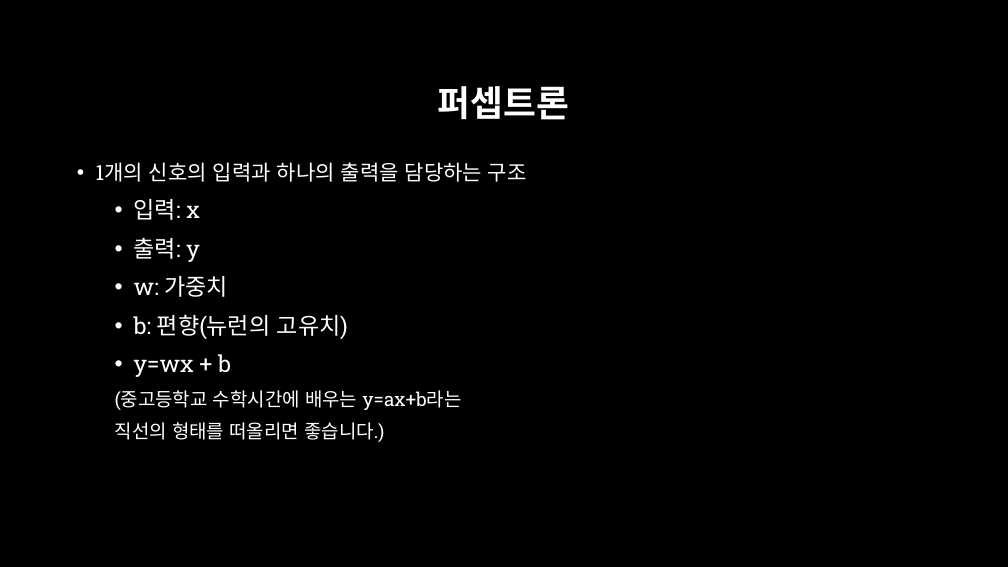
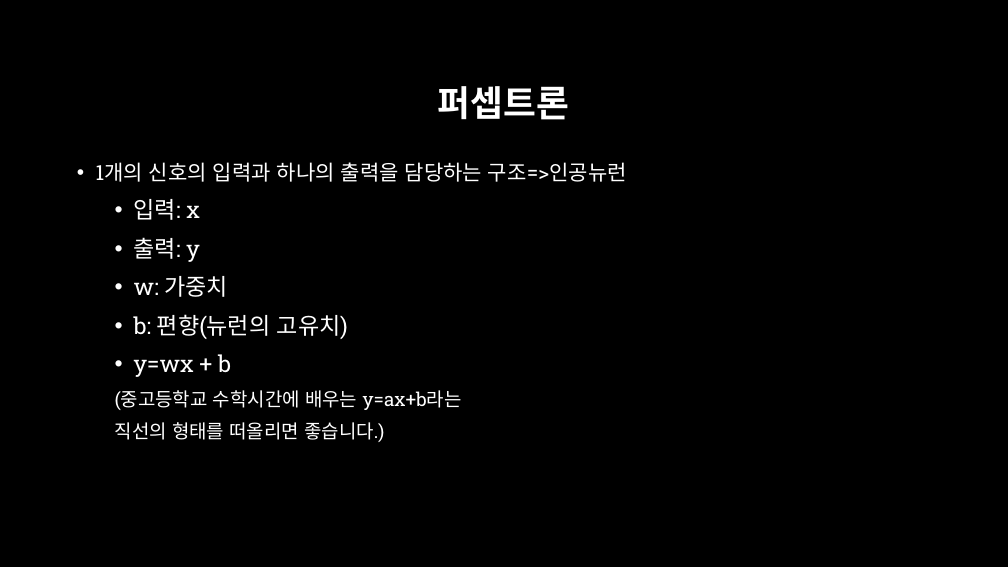
Before and after one commit to across0406/2017-GNU-Science-Camp-of-Computer-Science, a slide deck: slide 7 of ppt/4. 퍼셉트론 및 신경망.pptx (slide 6 before the commit). Drawn at 1008x567 pixels with LibreOffice and Linux fonts; fonts in the diff are those of the drawing; background and template pictures are left out. Boxes give left, top, right and bottom in pixels: in the first picture for what was removed or moved away, otherwise in the second. Text is boxed around its words. In the diff, an @@ line names an element or a change of style, - is before the commit and + after.

```diff
--- a/ppt/4. 퍼셉트론 및 신경망.pptx
+++ b/ppt/4. 퍼셉트론 및 신경망.pptx
@@ text at (96, 162, 627, 182): text changed @@
-• 1개의 신호의 입력과 하나의 출력을 담당하는 구조
+• 1개의 신호의 입력과 하나의 출력을 담당하는 구조=>인공뉴런
```
Also in this commit, not shown: 4 other slides changed, 12 slides added, 9 other files.
